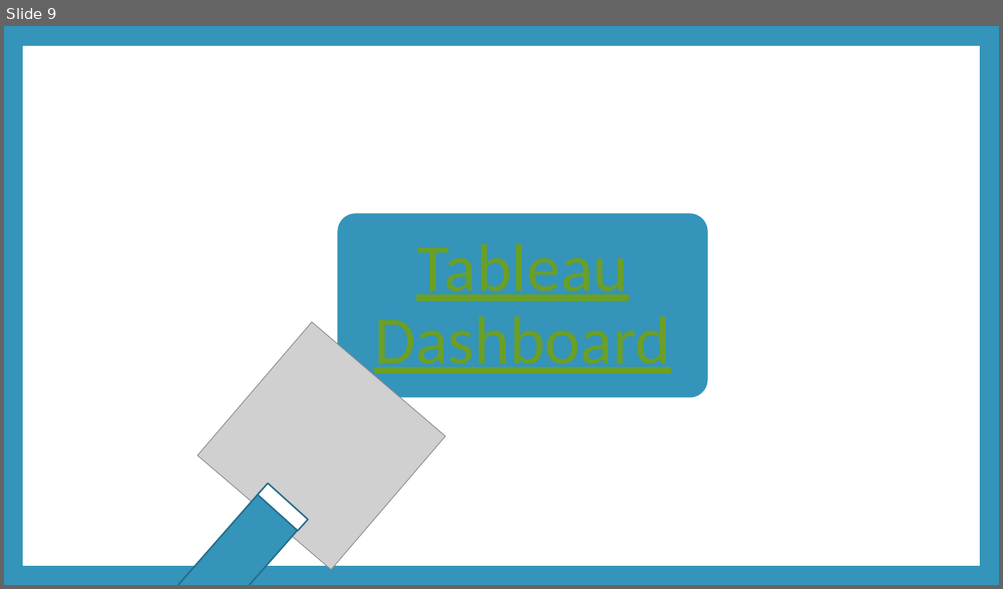
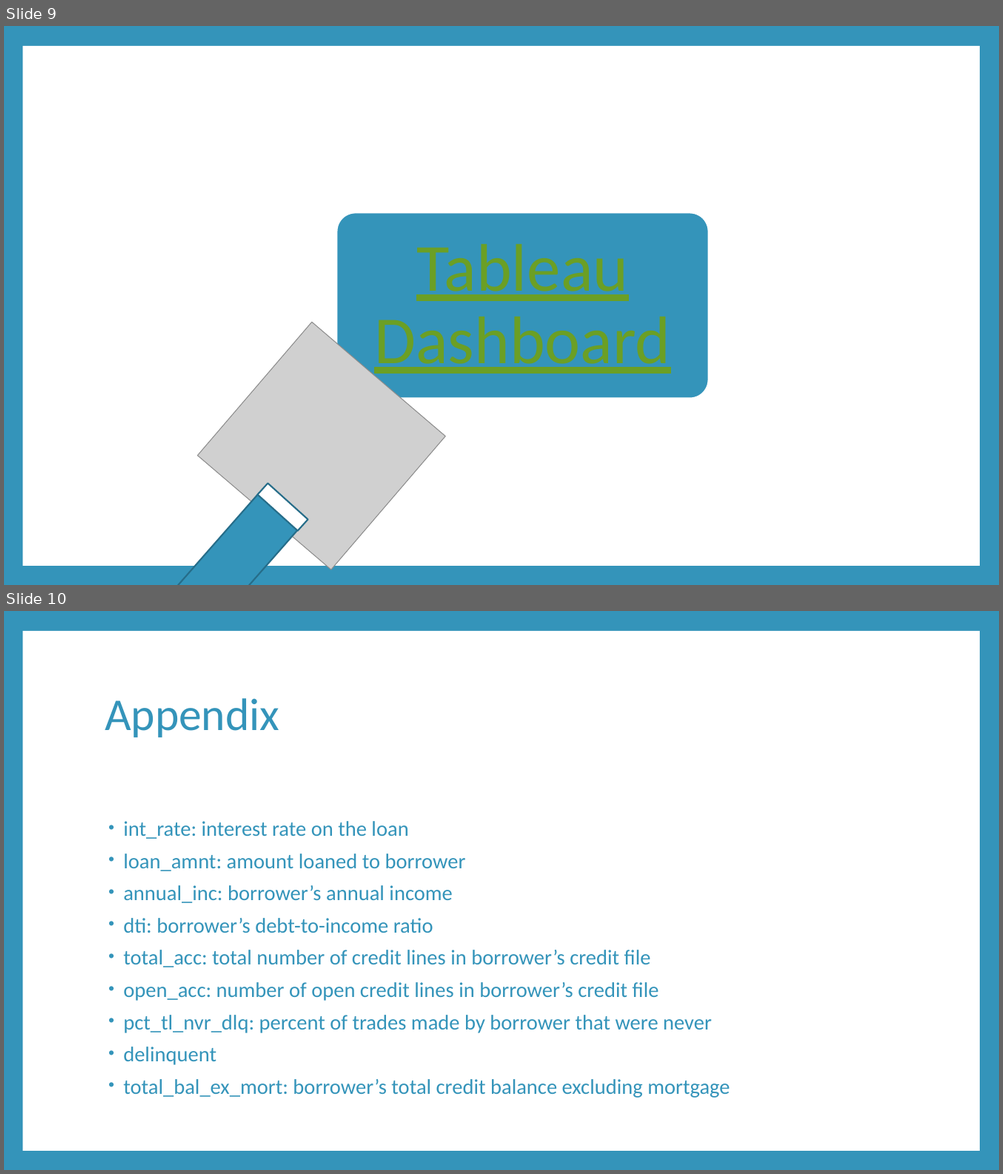
Before and after one commit to petersmyers/Project3byDefault, a slide deck: Project 3 Presentation.pptx. Shown one above the other, each under a label of ours: slide 9 before the commit, slides 9 and 10 after it. The pictures are 1003x589 and 1003x1174 pixels, drawn with LibreOffice and Linux fonts; fonts in the diff are those of the drawing; grey boxes stand for pictures. Boxes give left, top, right and bottom in pixels: in the first picture for what was removed or moved away, otherwise in the second. Text is boxed around its words. In the diff, an @@ line names an element or a change of style, - is before the commit and + after.

Commit message:
we done

```diff
--- a/Project 3 Presentation.pptx
+++ b/Project 3 Presentation.pptx
@@ slide 10 added at (4,611,999,1170), background #3494BA; not listed: 1 template element that a slide beside it also shows @@
@@ title added at (105,698,279,738), 44 pt, text #3494BA @@
+Appendix
@@ text added at (123,821,729,1098), 20.4 pt, text #3494BA @@
+• int_rate: interest rate on the loan
+• loan_amnt: amount loaned to borrower
+• annual_inc: borrower’s annual income
+• dti: borrower’s debt-to-income ratio
+• total_acc: total number of credit lines in borrower’s credit file
+• open_acc: number of open credit lines in borrower’s credit file
+• pct_tl_nvr_dlq: percent of trades made by borrower that were never
+• delinquent
+• total_bal_ex_mort: borrower’s total credit balance excluding mortgage
```
